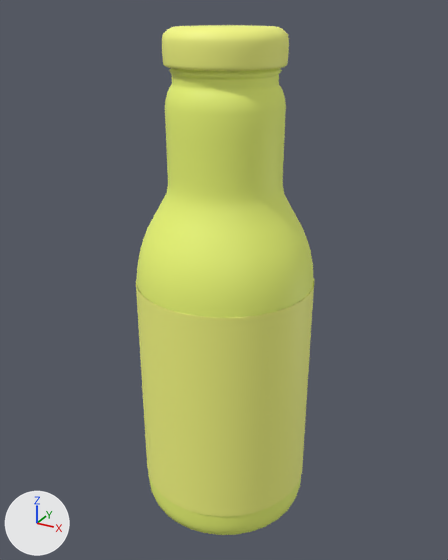
The FBX model hatsu_amarillo.fbx, before and after one commit.
Before and after are seen from a camera (50 mm lens) standing at (0.102, -0.1865, 0.1871) and looking at (-0.0012, 0.0012, 0.0933). Every picture has the same lights, and +X, +Y and +Z are marked at lower left. Where no turn or scale is listed for an object, it has been applied to the vertices.

The scene before the commit, as lines of its bpy script (objects in view):
```python
me_mesh_020 = bpy.data.meshes.new('Mesh.020')
me_mesh_020.from_pydata(...)  # 10530 vertices, 9804 faces; spans x -0.033..0.033, y -0.033..0.033, z -0.003..0.182
# faces by material slot: [5533, 4271]
me_mesh_020.materials.append(mat_m_bottle)  # yellow #f1ff77
me_mesh_020.materials.append(mat_m_juice)  # yellow #fbff84
ob_bottle = bpy.data.objects.new('Bottle', me_mesh_020)
ob_bottle.location = (0.0, 0.0, 0.0)
```
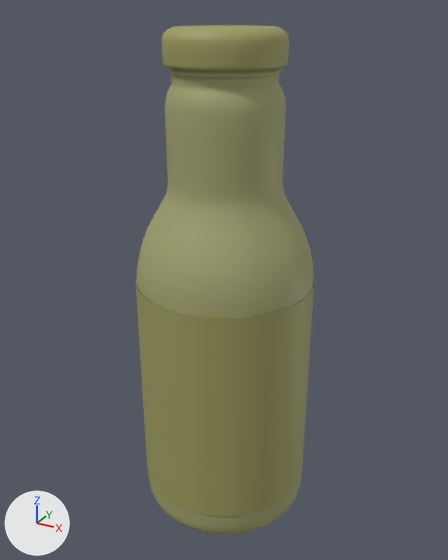
Where the change shows, as pixel boxes [x1, y1, x2, y2] in the pictures (448 x 560 px):
part 1 of me_mesh_020, recoloured: [137, 68, 314, 535] in both
part 2 of me_mesh_020, recoloured: [136, 25, 314, 517] in both

Edits to the bpy script that builds the scene:
```text
Add mat_m_bottle_001:
    mat_m_bottle_001 = principled_material('M_Bottle.001')
    mat_m_bottle_001.base_color = (0.356, 0.365, 0.162)  # beige #a1a370
    mat_m_bottle_001.roughness = 0.553
Add mat_m_juice_001:
    mat_m_juice_001 = principled_material('M_Juice.001')
    mat_m_juice_001.base_color = (0.34, 0.333, 0.115)  # yellow #9e9c5f
    mat_m_juice_001.roughness = 0.553
Change me_mesh_020:
    where me_mesh_020.from_pydata(...)  # 10530 vertices, 9804 faces; spans x -0.033..0.033, y -0.033..0.033, z -0.003..0.182
    used by ob_bottle; location = (0.0, 0.0, 0.0)
    me_mesh_020 part 1: all 5533 faces that had it switch from mat_m_bottle (yellow #f1ff77) to mat_m_bottle_001 (beige #a1a370)
    me_mesh_020 part 2: all 4271 faces that had it switch from mat_m_juice (yellow #fbff84) to mat_m_juice_001 (yellow #9e9c5f)
```
